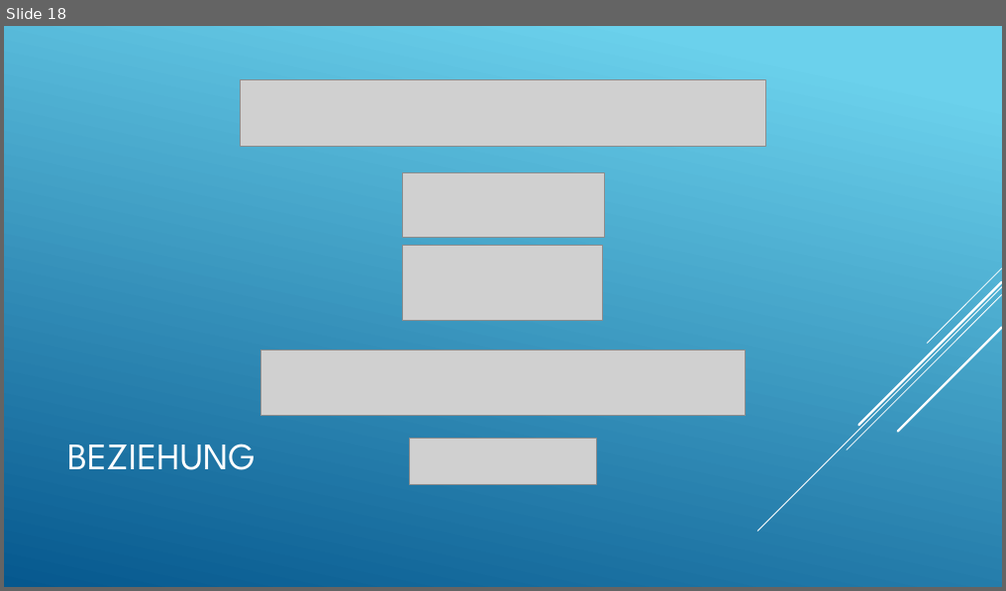
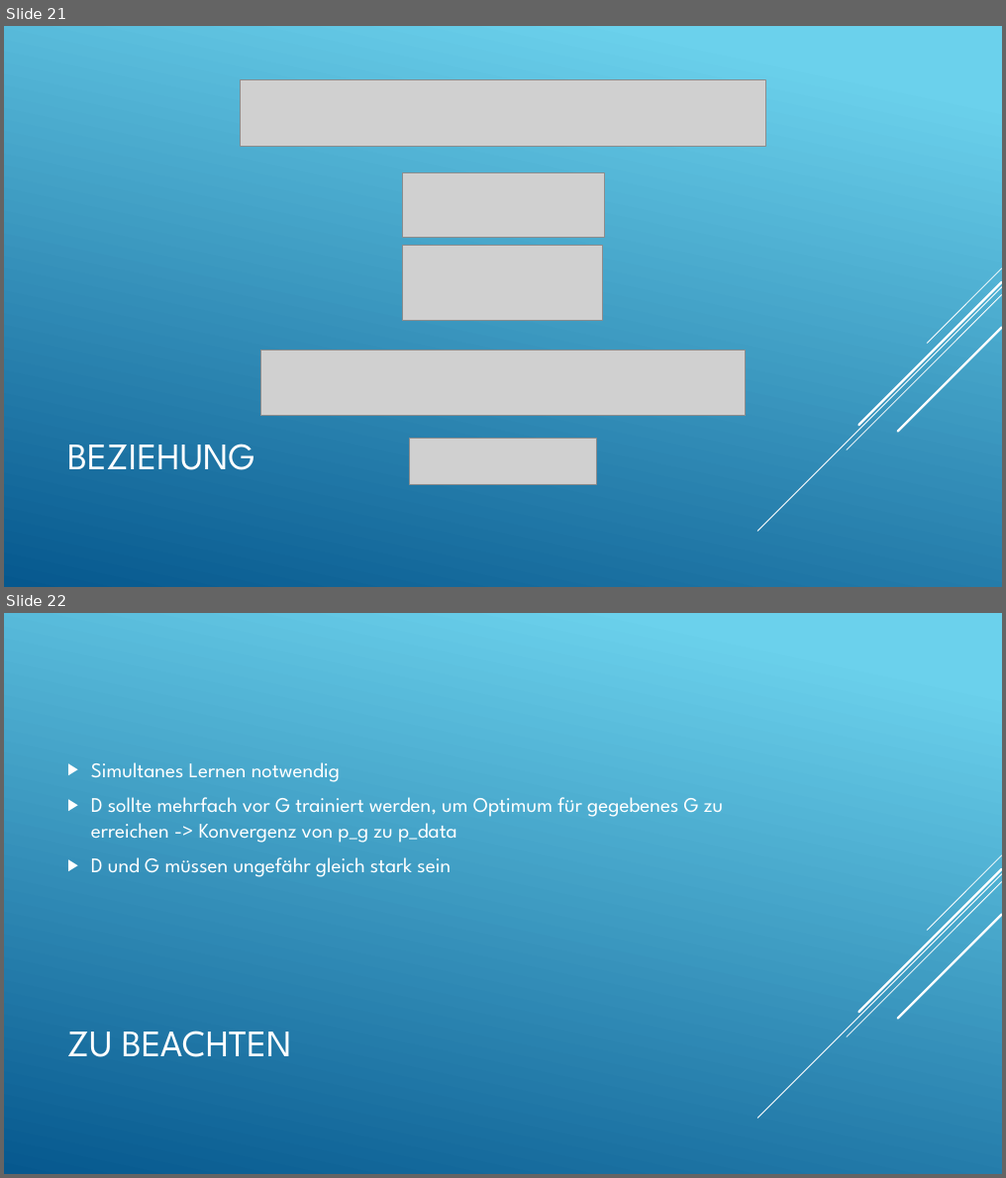
Before and after one commit to LucaRitz/informatik_seminar_gan, a slide deck: GAN.pptx. Shown one above the other, each under a label of ours: slide 18 before the commit, slides 21 and 22 after it. The pictures are 1006x591 and 1006x1178 pixels, drawn with LibreOffice and Linux fonts; fonts in the diff are those of the drawing; grey boxes stand for pictures. Boxes give left, top, right and bottom in pixels: in the first picture for what was removed or moved away, otherwise in the second. Text is boxed around its words. In the diff, an @@ line names an element or a change of style, - is before the commit and + after.

```diff
--- a/GAN.pptx
+++ b/GAN.pptx
@@ slide 22 added at (4,613,1002,1174), background gradient #6ED2EB to #06588E; not listed: 5 template elements that a slide beside it also shows @@
@@ text added at (91,762,723,877), 20 pt, text #FFFFFF @@
+▶ Simultanes Lernen notwendig
+▶ D sollte mehrfach vor G trainiert werden, um Optimum für gegebenes G zu erreichen -> Konvergenz von p_g zu p_data
+▶ D und G müssen ungefähr gleich stark sein
@@ title added at (67,1031,292,1058), 36 pt, text #FFFFFF @@
+ZU BEACHTEN
@@ what was slide 18 is now slide 21 @@
```
Also in this commit, not shown: 5 slides changed, 3 other slides added, 1 other file.
